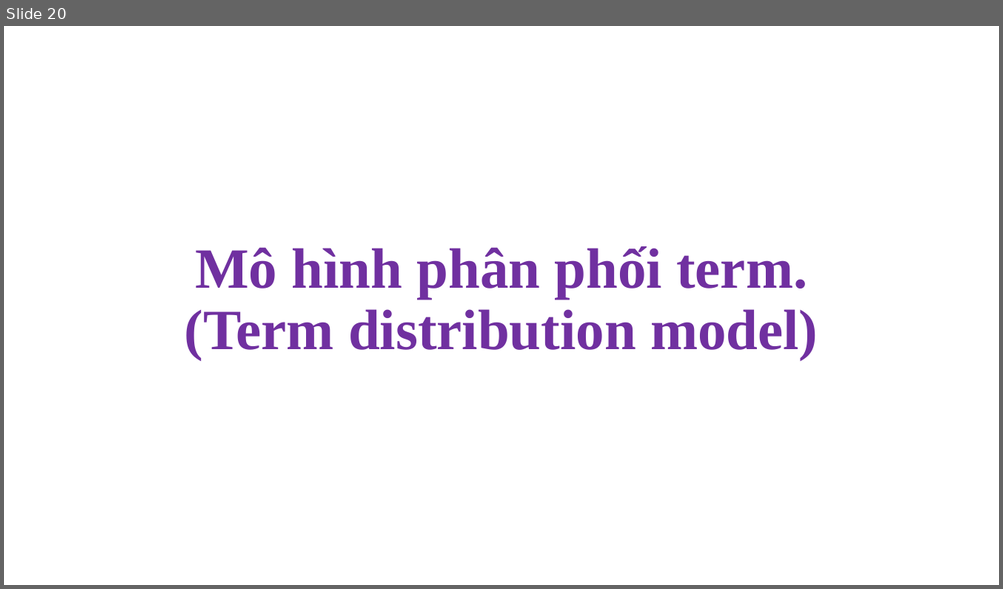
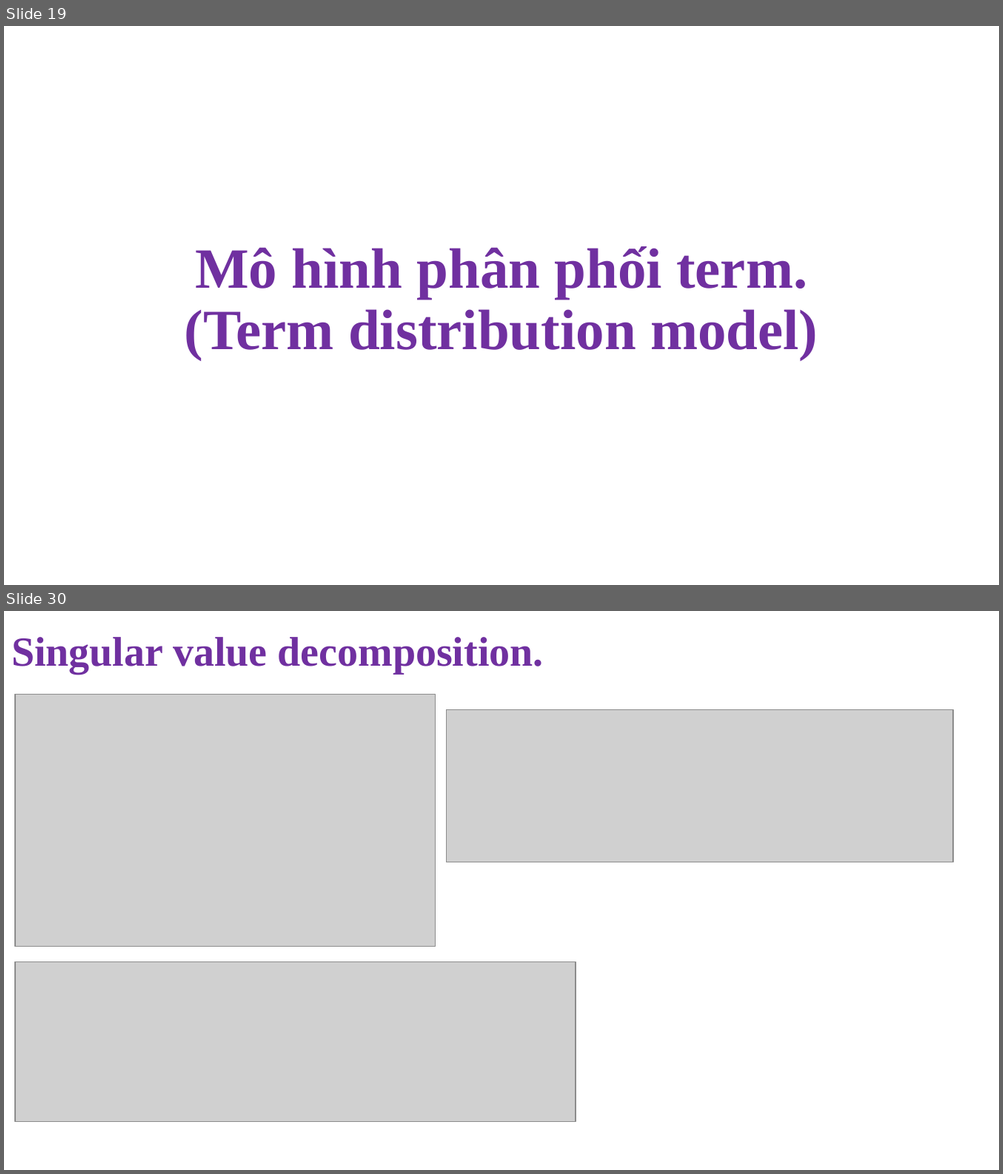
Before and after one commit to NghiLamPhuc/NLP., a slide deck: IR/Presentation1.pptx. Shown one above the other, each under a label of ours: slide 20 before the commit, slides 19 and 30 after it; the slides between them are not shown. The pictures are 1003x589 and 1003x1174 pixels, drawn with LibreOffice and Linux fonts; fonts in the diff are those of the drawing; grey boxes stand for pictures. Boxes give left, top, right and bottom in pixels: in the first picture for what was removed or moved away, otherwise in the second. Text is boxed around its words. In the diff, an @@ line names an element or a change of style, - is before the commit and + after.

```diff
--- a/IR/Presentation1.pptx
+++ b/IR/Presentation1.pptx
@@ slide 30 added at (4,611,999,1170), background #FFFFFF @@
@@ text added at (11,637,543,673), 40 pt, text #7030A0, bold @@
+Singular value decomposition.
@@ picture added at (15,694,435,946) @@
@@ picture added at (447,709,953,863) @@
@@ picture added at (15,962,575,1122) @@
@@ what was slide 20 is now slide 19 @@
```
Also in this commit, not shown: 3 slides changed, 10 other slides added, 1 slide removed, 19 other files.
